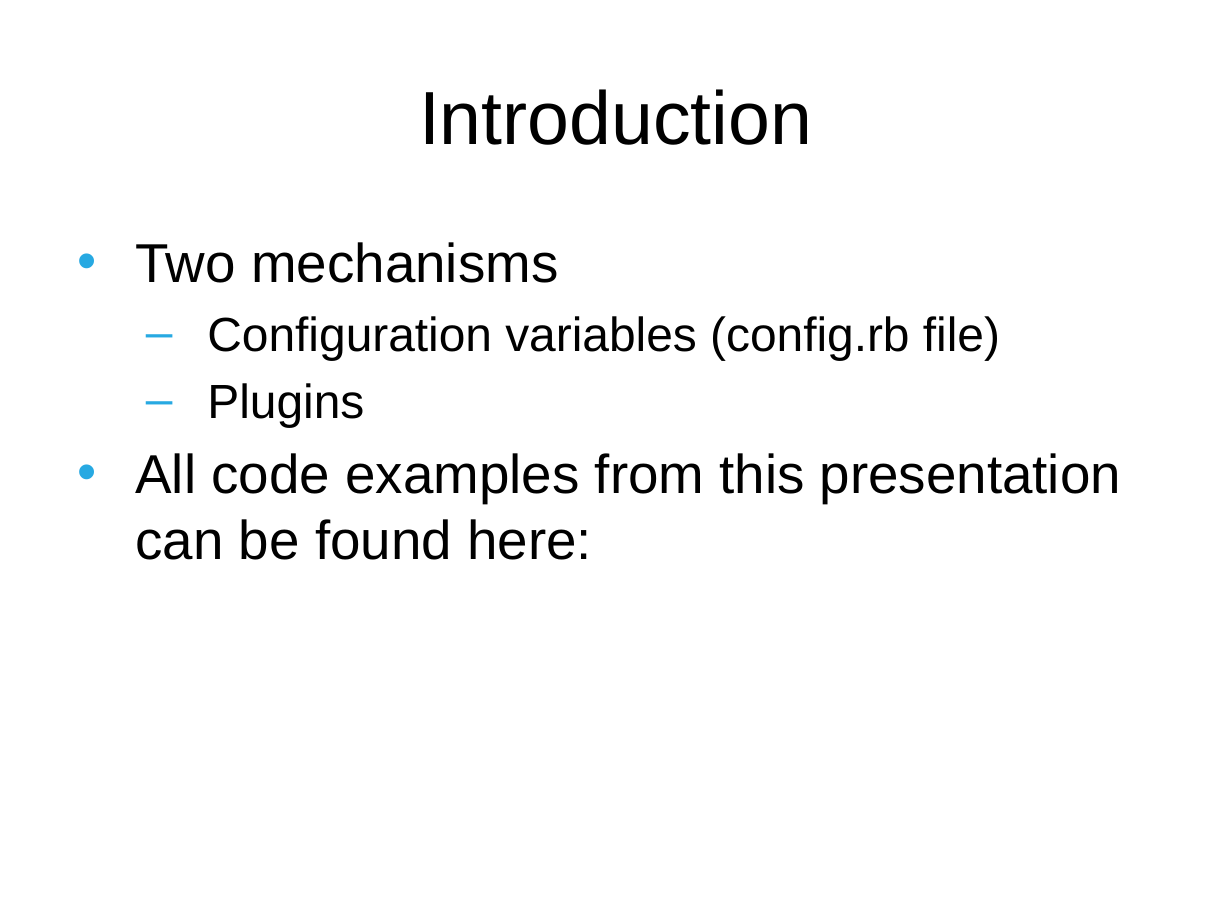
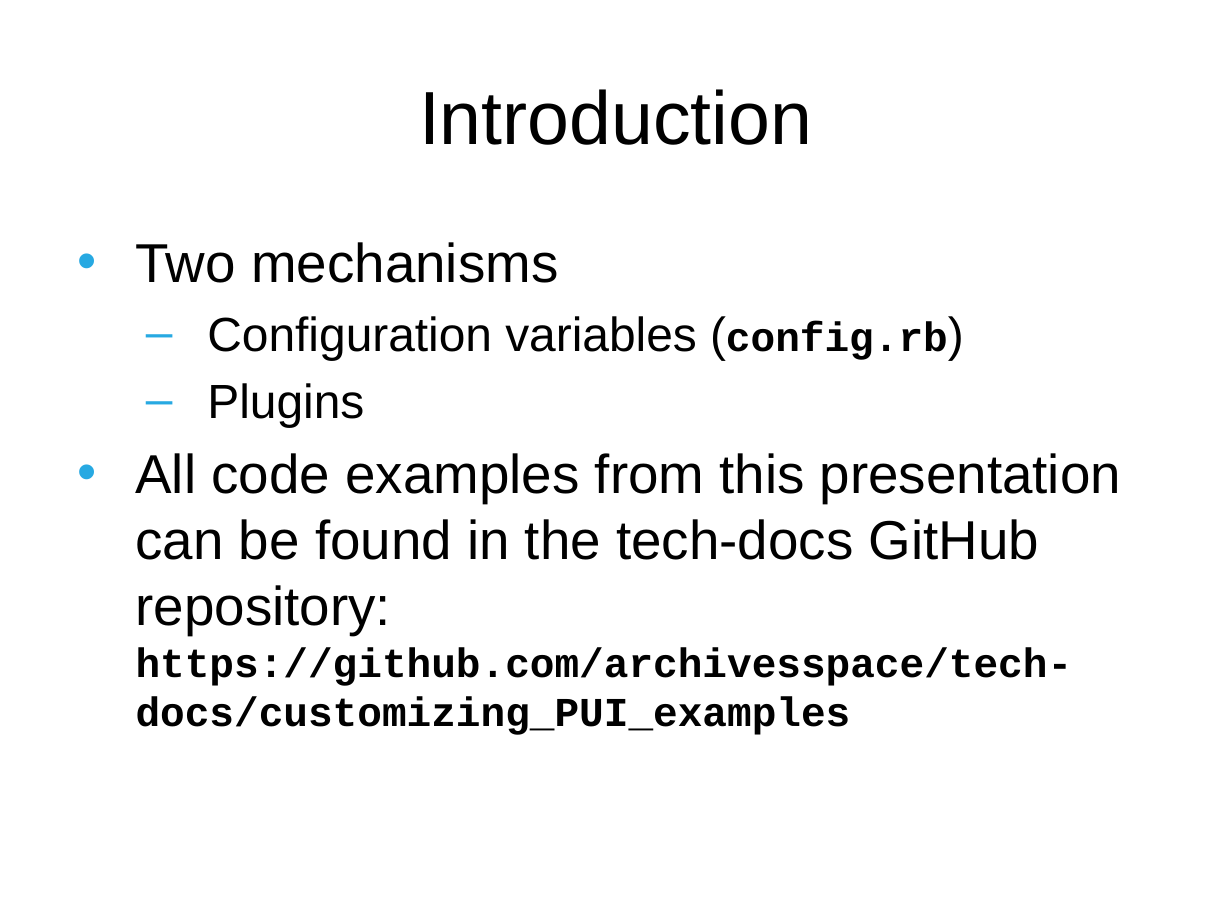
Before and after one commit to archivesspace/tech-docs, a slide deck: slide 3 of customization/customizing_PUI_examples/OnlineForumCustomizing.pptx. Drawn at 1232x924 pixels with LibreOffice and Linux fonts; fonts in the diff are those of the drawing; background and template pictures are left out. Boxes give left, top, right and bottom in pixels: in the first picture for what was removed or moved away, otherwise in the second. Text is boxed around its words. In the diff, an @@ line names an element or a change of style, - is before the commit and + after.

Commit message:
Update presentation with more example screenshots

```diff
--- a/customization/customizing_PUI_examples/OnlineForumCustomizing.pptx
+++ b/customization/customizing_PUI_examples/OnlineForumCustomizing.pptx
@@ text at (x1=207, y1=316, x2=948, y2=360): text changed @@
-  – Configuration variables (config.rb file)
+  – Configuration variables (config.rb)
@@ text at (x1=136, y1=453, x2=1121, y2=735): text changed @@
-• All code examples from this presentation can be found here:
+• All code examples from this presentation can be found in the tech-docs GitHub repository: https://github.com/archivesspace/tech-docs/customizing_PUI_examples
```
Also in this commit, not shown: 8 other slides changed, 5 slides added, 2 slides removed, 1 other file.
